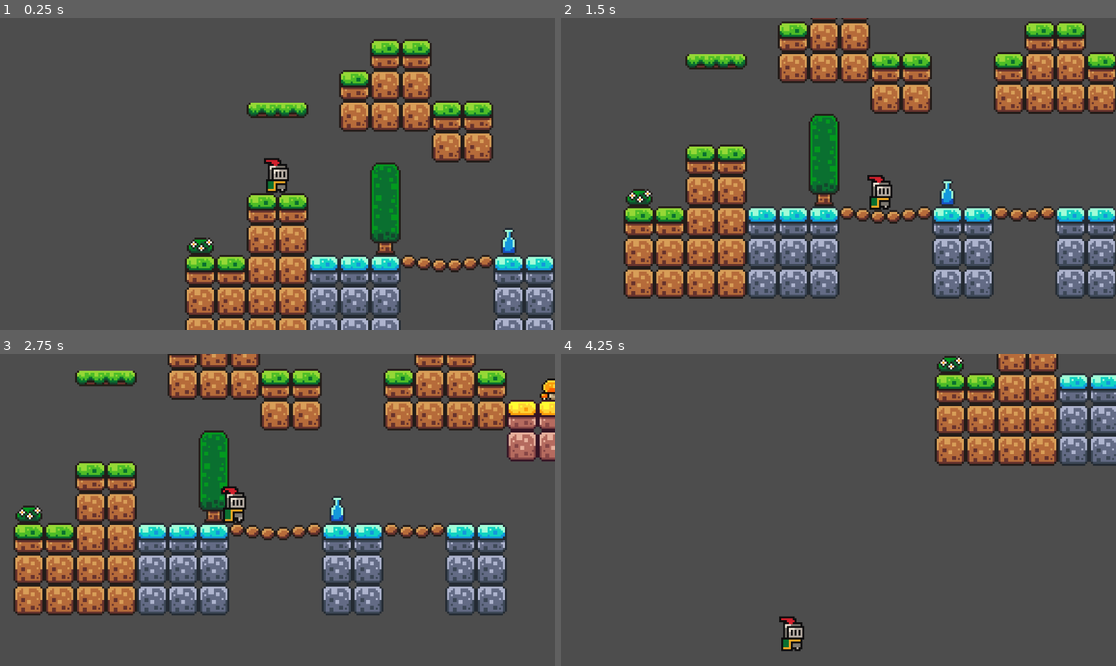
Above: before the commit, frames 1-4 (two rows, left to right).
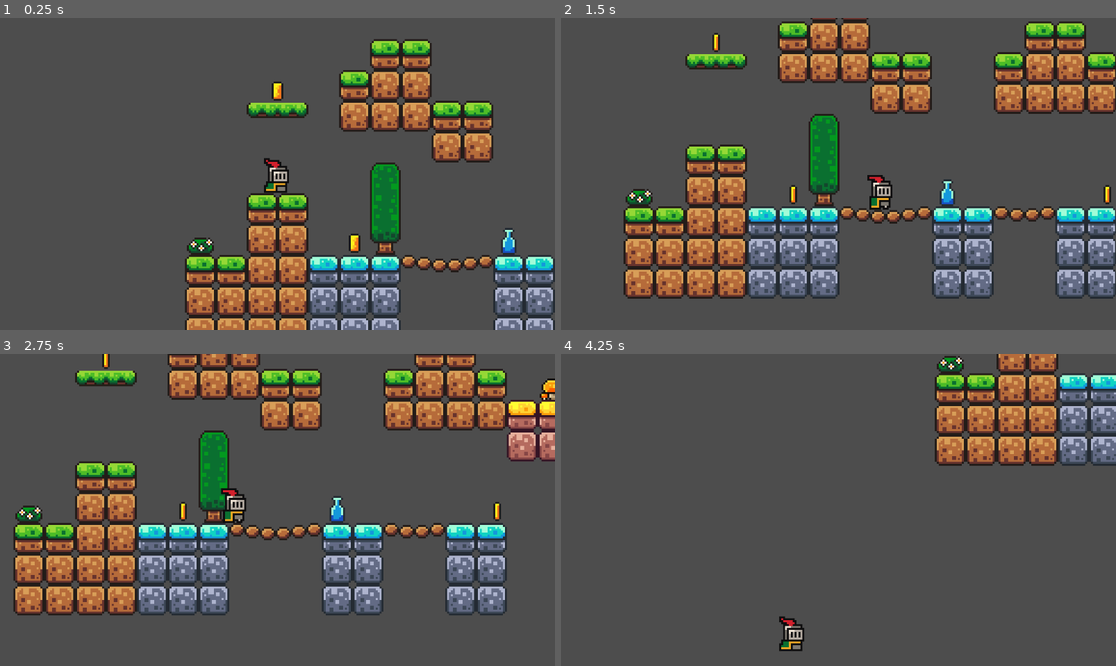
Above: after the commit, the same moments.

Repository: schen32/Godot-First-Game
Game: Godot game, scene res://scenes/game.tscn
Two runs of this game, one before a commit and one after it. Both use one fixed random seed, a clock stepped at 60 frames per second and the inputs below.
Inputs:
- Up to frame 1 (0.25 s): no input
- Up to frame 2 (1.5 s): tap Enter (ui_accept) at 0.5, 0.77 s; hold Right (ui_right) from 0.53 s (still down)
- Up to frame 3 (2.75 s): tap Enter (ui_accept) at 1.52 s; release Right (ui_right) at 2.03 s; hold Left (ui_left) from 2.03 s (still down)
- Up to frame 4 (4.25 s): keep holding Left (ui_left); tap Enter (ui_accept) at 3.02, 3.77 s

The runs differ from the first frame. In frame 1, 0.5% of the frame differs, in the area x 47-65%, y 20-76%; in frame 2, 0.2%; in frame 3, 0.4%; in frame 4, 0.2%.

Commit message:
feat: added coin collision detection

Diff:
--- /dev/null
+++ b/first-game/scenes/coin.tscn
@@ -0,0 +1,113 @@
+[gd_scene load_steps=17 format=3 uid="uid://c41ym1yv1dkkd"]
+
+[ext_resource type="Script" uid="uid://b3hmdpa6whkkw" path="res://scripts/coin.gd" id="1_i64fm"]
+[ext_resource type="Texture2D" uid="uid://bjpkm0n6iw1g3" path="res://assets/sprites/coin.png" id="1_rwqht"]
+
+[sub_resource type="AtlasTexture" id="AtlasTexture_i64fm"]
+atlas = ExtResource("1_rwqht")
+region = Rect2(0, 0, 16, 16)
+
+[sub_resource type="AtlasTexture" id="AtlasTexture_11l1o"]
+atlas = ExtResource("1_rwqht")
+region = Rect2(16, 0, 16, 16)
+
+[sub_resource type="AtlasTexture" id="AtlasTexture_d14el"]
+atlas = ExtResource("1_rwqht")
+region = Rect2(32, 0, 16, 16)
+
+[sub_resource type="AtlasTexture" id="AtlasTexture_1ikuy"]
+atlas = ExtResource("1_rwqht")
+region = Rect2(48, 0, 16, 16)
+
+[sub_resource type="AtlasTexture" id="AtlasTexture_wnlwo"]
+atlas = ExtResource("1_rwqht")
+region = Rect2(64, 0, 16, 16)
+
+[sub_resource type="AtlasTexture" id="AtlasTexture_jig8b"]
+atlas = ExtResource("1_rwqht")
+region = Rect2(80, 0, 16, 16)
+
+[sub_resource type="AtlasTexture" id="AtlasTexture_xmuha"]
+atlas = ExtResource("1_rwqht")
+region = Rect2(96, 0, 16, 16)
+
+[sub_resource type="AtlasTexture" id="AtlasTexture_kfxoj"]
+atlas = ExtResource("1_rwqht")
+region = Rect2(112, 0, 16, 16)
+
+[sub_resource type="AtlasTexture" id="AtlasTexture_jsmju"]
+atlas = ExtResource("1_rwqht")
+region = Rect2(128, 0, 16, 16)
+
+[sub_resource type="AtlasTexture" id="AtlasTexture_s0mny"]
+atlas = ExtResource("1_rwqht")
+region = Rect2(144, 0, 16, 16)
+
+[sub_resource type="AtlasTexture" id="AtlasTexture_7cc30"]
+atlas = ExtResource("1_rwqht")
+region = Rect2(160, 0, 16, 16)
+
+[sub_resource type="AtlasTexture" id="AtlasTexture_rojmm"]
+atlas = ExtResource("1_rwqht")
+region = Rect2(176, 0, 16, 16)
+
+[sub_resource type="SpriteFrames" id="SpriteFrames_ls27i"]
+animations = [{
+"frames": [{
+"duration": 1.0,
+"texture": SubResource("AtlasTexture_i64fm")
+}, {
+"duration": 1.0,
+"texture": SubResource("AtlasTexture_11l1o")
+}, {
+"duration": 1.0,
+"texture": SubResource("AtlasTexture_d14el")
+}, {
+"duration": 1.0,
+"texture": SubResource("AtlasTexture_1ikuy")
+}, {
+"duration": 1.0,
+"texture": SubResource("AtlasTexture_wnlwo")
+}, {
+"duration": 1.0,
+"texture": SubResource("AtlasTexture_jig8b")
+}, {
+"duration": 1.0,
+"texture": SubResource("AtlasTexture_xmuha")
+}, {
+"duration": 1.0,
+"texture": SubResource("AtlasTexture_kfxoj")
+}, {
+"duration": 1.0,
+"texture": SubResource("AtlasTexture_jsmju")
+}, {
+"duration": 1.0,
+"texture": SubResource("AtlasTexture_s0mny")
+}, {
+"duration": 1.0,
+"texture": SubResource("AtlasTexture_7cc30")
+}, {
+"duration": 1.0,
+"texture": SubResource("AtlasTexture_rojmm")
+}],
+"loop": true,
+"name": &"spin",
+"speed": 10.0
+}]
+
+[sub_resource type="CircleShape2D" id="CircleShape2D_ssuvv"]
+radius = 5.09902
+
+[node name="Coin" type="Area2D"]
+collision_mask = 2
+script = ExtResource("1_i64fm")
+
+[node name="AnimatedSprite2D" type="AnimatedSprite2D" parent="."]
+sprite_frames = SubResource("SpriteFrames_ls27i")
+animation = &"spin"
+autoplay = "spin"
+
+[node name="CollisionShape2D" type="CollisionShape2D" parent="."]
+shape = SubResource("CircleShape2D_ssuvv")
+
+[connection signal="body_entered" from="." to="." method="_on_body_entered"]
--- a/first-game/scenes/game.tscn
+++ b/first-game/scenes/game.tscn
@@ -1,8 +1,9 @@
-[gd_scene load_steps=9 format=3 uid="uid://rnfyt2c38is"]
+[gd_scene load_steps=10 format=3 uid="uid://rnfyt2c38is"]
 
 [ext_resource type="PackedScene" uid="uid://d200i5r6hubos" path="res://scenes/player_knight.tscn" id="1_uwrxv"]
 [ext_resource type="Texture2D" uid="uid://bux87vtcq4ume" path="res://assets/sprites/world_tileset.png" id="2_yqjtg"]
 [ext_resource type="PackedScene" uid="uid://3fom1eq7ddu" path="res://scenes/platform.tscn" id="3_lnu2h"]
+[ext_resource type="PackedScene" uid="uid://c41ym1yv1dkkd" path="res://scenes/coin.tscn" id="4_lbhrr"]
 
 [sub_resource type="TileSetAtlasSource" id="TileSetAtlasSource_lnu2h"]
 texture = ExtResource("2_yqjtg")
@@ -235,3 +236,15 @@
 &"": SubResource("AnimationLibrary_iywne")
 }
 autoplay = "moving_platform"
+
+[node name="Area2D" parent="." instance=ExtResource("4_lbhrr")]
+position = Vector2(40, 26)
+
+[node name="Area2D2" parent="." instance=ExtResource("4_lbhrr")]
+position = Vector2(0, -53)
+
+[node name="Area2D3" parent="." instance=ExtResource("4_lbhrr")]
+position = Vector2(203, 26)
+
+[node name="Area2D4" parent="." instance=ExtResource("4_lbhrr")]
+position = Vector2(472, -6)
--- a/first-game/scenes/player_knight.tscn
+++ b/first-game/scenes/player_knight.tscn
@@ -35,7 +35,7 @@
 "texture": SubResource("AtlasTexture_qeyws")
 }],
 "loop": true,
-"name": &"default",
+"name": &"idle",
 "speed": 10.0
 }]
 
@@ -44,13 +44,14 @@
 
 [node name="CharacterBody2D" type="CharacterBody2D"]
 z_index = 5
+collision_layer = 2
 script = ExtResource("1_n5tgh")
 
 [node name="AnimatedSprite2D" type="AnimatedSprite2D" parent="."]
 position = Vector2(0, -12)
 sprite_frames = SubResource("SpriteFrames_7xord")
-autoplay = "default"
-frame_progress = 0.957782
+animation = &"idle"
+autoplay = "idle"
 
 [node name="CollisionShape2D" type="CollisionShape2D" parent="."]
 position = Vector2(0, -5)
--- /dev/null
+++ b/first-game/scripts/coin.gd
@@ -0,0 +1,6 @@
+extends Area2D
+
+
+func _on_body_entered(body: Node2D) -> void:
+	print("+1 coin")
+	queue_free()
Not shown, added: first-game/scripts/coin.gd.uid
